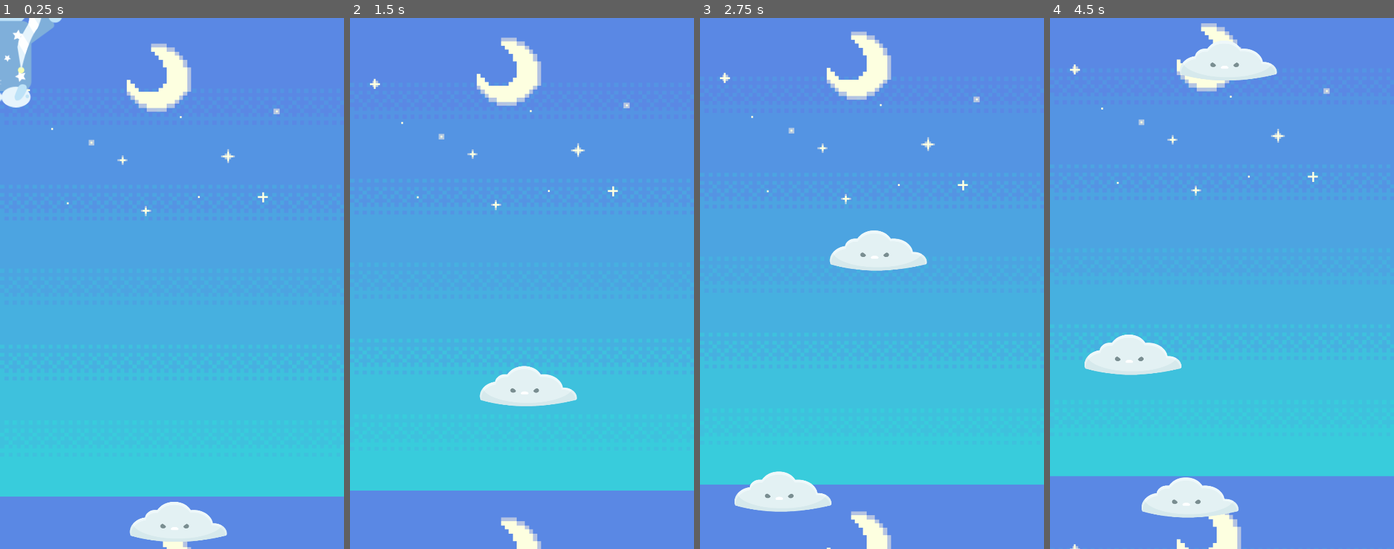
Above: before the commit, frames 1-4 (left to right).
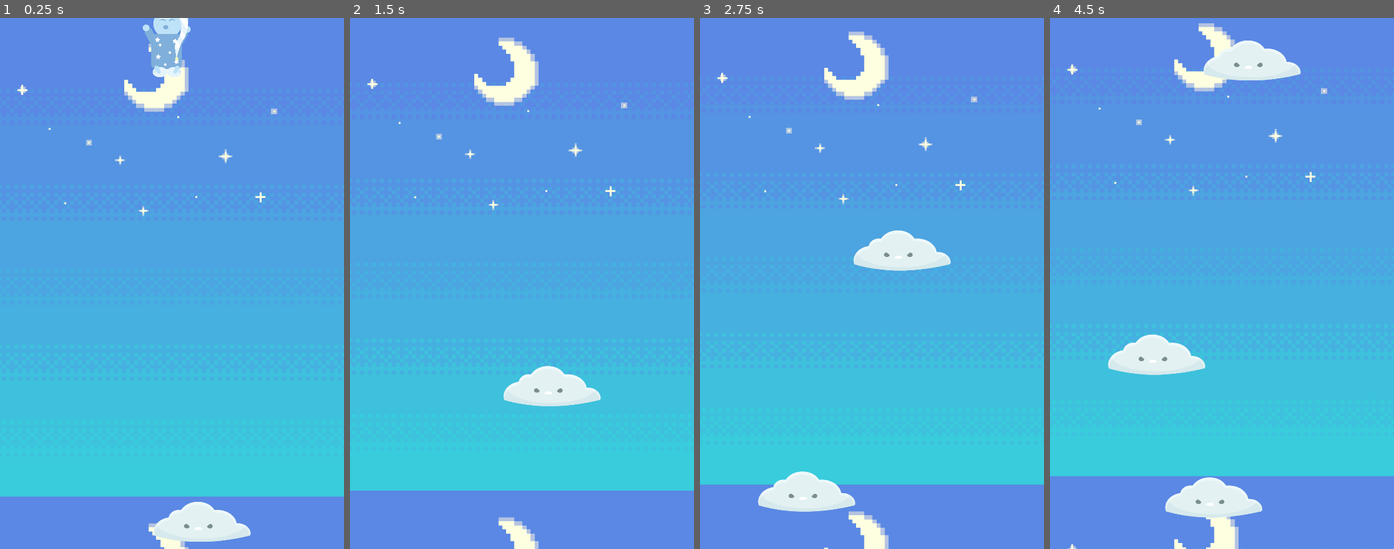
Above: after the commit, the same moments.

Repository: jeddyedds/Dream-Faller
Game: Godot game, scene res://game.tscn
The game is run twice, just before and just after one commit, with the same random seed, the same clock (stepped at 60 frames per second) and the same inputs. The project has no main scene, so this scene is started directly.
Inputs:
- Up to frame 1 (0.25 s): no input
- Up to frame 2 (1.5 s): tap Enter (ui_accept) at 0.5, 0.77 s; hold D (move_right) from 0.53 s (still down)
- Up to frame 3 (2.75 s): tap Enter (ui_accept) at 1.52 s; release D (move_right) at 2.03 s; hold A (move_left) from 2.03 s (still down)
- Up to frame 4 (4.5 s): release A (move_left) at 2.78 s; hold D (move_right) 2.78-4.28 s; tap Enter (ui_accept) at 3.02, 3.77 s; hold A (move_left) from 4.28 s (still down)

The runs differ from the first frame. In frame 1, 4.3% of the frame differs, in the area x 0-82%, y 0-100%; in frame 2, 1.8%; in frame 3, 3.0%; in frame 4, 3.9%.

Commit message:
Worked on cloud collisions, character movement and animations

Diff:
--- a/cloud.tscn
+++ b/cloud.tscn
@@ -4,7 +4,7 @@
 [ext_resource type="Texture2D" uid="uid://cdgspca7cy1nd" path="res://kenney_jumper-pack/PNG/Enemies/cloud.png" id="1_gdhq1"]
 
 [sub_resource type="RectangleShape2D" id="RectangleShape2D_sltyp"]
-size = Vector2(251.667, 31.185)
+size = Vector2(248.334, 31.185)
 
 [node name="Cloud" type="Node2D"]
 script = ExtResource("1_0ywnn")
@@ -18,7 +18,7 @@
 [node name="StaticBody2D" type="StaticBody2D" parent="Enemy Cloud"]
 
 [node name="CollisionShape2D" type="CollisionShape2D" parent="Enemy Cloud/StaticBody2D"]
-position = Vector2(-2.50001, 31.185)
+position = Vector2(-0.833259, 31.185)
 shape = SubResource("RectangleShape2D_sltyp")
 one_way_collision = true
 one_way_collision_margin = 18.0
--- a/game.tscn
+++ b/game.tscn
@@ -14,10 +14,12 @@
 point_count = 7
 
 [node name="Game" type="Node2D"]
+position = Vector2(38, 0)
 script = ExtResource("1_av3i4")
 spawner = ExtResource("2_8u4sp")
 
 [node name="background" parent="." instance=ExtResource("1_7qmxa")]
+position = Vector2(-42, 0)
 
 [node name="Spawner" parent="." instance=ExtResource("2_fl5hs")]
 position = Vector2(0, 850)
@@ -36,3 +38,5 @@
 visible = false
 
 [node name="Test Character" parent="." instance=ExtResource("6_ycj06")]
+position = Vector2(228, 11)
+scale = Vector2(0.5, 0.5)
--- a/test_character.gd
+++ b/test_character.gd
@@ -1,8 +1,11 @@
 extends CharacterBody2D
-
 
 const SPEED = 300.0
 const JUMP_VELOCITY = -400.0
+
+@export var speed = 400
+var screen_size
+var currYPosition
 
 
 func _physics_process(delta: float) -> void:
@@ -17,9 +20,99 @@
 	# Get the input direction and handle the movement/deceleration.
 	# As good practice, you should replace UI actions with custom gameplay actions.
 	var direction := Input.get_axis("ui_left", "ui_right")
-	if direction:
-		velocity.x = direction * SPEED
-	else:
-		velocity.x = move_toward(velocity.x, 0, SPEED)
+	#if direction:
+		#velocity.x = direction * SPEED
+	#else:
+		#velocity.x = move_toward(velocity.x, 0, SPEED)
 
 	move_and_slide()
+
+
+
+
+
+
+# Called when the node enters the scene tree for the first time.
+func _ready():
+	screen_size = get_viewport_rect().size
+	$AnimatedSprite2D.animation = "falling"
+	$AnimatedSprite2D.play()
+	currYPosition = 0
+
+
+
+# Called every frame. 'delta' is the elapsed time since the previous frame.
+func _process(delta):
+	var velocity = Vector2.ZERO
+
+	# if on cloud
+		# set velocity.y to velocity of cloud
+	# else
+		# velocity.y = 0.5
+
+
+	if Input.is_action_pressed("move_right"):
+		velocity.x += 1
+		if Input.is_action_pressed("move_left"):
+			velocity.x -= 2
+
+
+	if Input.is_action_pressed("move_left"):
+		velocity.x -= 1
+		if Input.is_action_pressed("move_right"):
+			velocity.x += 2
+
+
+	if Input.is_action_just_released("move_right"):
+		velocity.x -= 1
+		# if on cloud
+			# $AnimatedSprite2D.animation = "idle"
+		# else
+			# $AnimatedSprite2D.animation = "falling"
+
+
+	#if Input.is_action_pressed("move_left"):
+		#velocity.x -= 1
+		#if Input.is_action_pressed("move_right"):
+			#velocity.x += 1
+
+	if Input.is_action_just_released("move_left"):
+		velocity.x += 1
+		# if on cloud
+			# $AnimatedSprite2D.animation = "idle"
+		# else
+			# $AnimatedSprite2D.animation = "falling"
+
+	#if up is pressed
+		#if player is on cloud
+		#velocity.y -= 1
+		#set animation to falling
+
+
+	if velocity.x == -1:
+		# if on cloud
+		$AnimatedSprite2D.animation = "walk_left"
+
+
+
+	if velocity.x == 1:
+		#if on cloud
+		$AnimatedSprite2D.animation = "walk_right"
+
+
+	if velocity.length() > 0:
+		velocity = velocity * speed
+
+
+	if (position.y < currYPosition):
+		if ($AnimatedSprite2D.animation != "idle"):
+			$AnimatedSprite2D.animation = "idle"
+	else:
+		$AnimatedSprite2D.animation = "falling"
+
+
+
+	position += velocity * delta
+	position.x = clamp(position.x, -25, screen_size.x-50)
+
+	currYPosition = position.y
--- a/test_character.tscn
+++ b/test_character.tscn
@@ -1,18 +1,83 @@
-[gd_scene load_steps=4 format=3 uid="uid://dptf2sdunbwla"]
+[gd_scene load_steps=14 format=3 uid="uid://dptf2sdunbwla"]
 
 [ext_resource type="Script" path="res://test_character.gd" id="1_qfe2k"]
 [ext_resource type="Texture2D" uid="uid://d2g7jn8rj3g00" path="res://character falling frame 1.svg" id="2_ak3c6"]
+[ext_resource type="Texture2D" uid="uid://bmtglto4puyv8" path="res://character falling frame 2.svg" id="3_oynp3"]
+[ext_resource type="Texture2D" uid="uid://esgu7uss8dno" path="res://character idle frame 1.svg" id="4_6dui7"]
+[ext_resource type="Texture2D" uid="uid://cjtwgc4oc1bdk" path="res://character idle frame 2.svg" id="5_2q5xl"]
+[ext_resource type="Texture2D" uid="uid://cqvn2m0awtobk" path="res://character idle frame 3.svg" id="6_sh1gr"]
+[ext_resource type="Texture2D" uid="uid://f2b2lyc12wxh" path="res://character idle frame 4.svg" id="7_cpynq"]
+[ext_resource type="Texture2D" uid="uid://cjmwvh6xn44hp" path="res://character walking left frame 1.svg" id="8_11qhw"]
+[ext_resource type="Texture2D" uid="uid://cioy51b8hyxaj" path="res://character walking left frame 2.svg" id="9_8txlx"]
+[ext_resource type="Texture2D" uid="uid://b8a6t0sql0qbw" path="res://character walking right frame 1.svg" id="10_sfbsv"]
+[ext_resource type="Texture2D" uid="uid://ddkt4lj42uisj" path="res://character walking right frame 2.svg" id="11_qpedi"]
 
-[sub_resource type="CapsuleShape2D" id="CapsuleShape2D_3gg0e"]
-radius = 8.72227
-height = 31.2737
+[sub_resource type="RectangleShape2D" id="RectangleShape2D_82wxp"]
+size = Vector2(14.9981, 29.8035)
+
+[sub_resource type="SpriteFrames" id="SpriteFrames_6xgpi"]
+animations = [{
+"frames": [{
+"duration": 1.0,
+"texture": ExtResource("2_ak3c6")
+}, {
+"duration": 1.0,
+"texture": ExtResource("3_oynp3")
+}],
+"loop": true,
+"name": &"falling",
+"speed": 5.0
+}, {
+"frames": [{
+"duration": 1.0,
+"texture": ExtResource("4_6dui7")
+}, {
+"duration": 1.0,
+"texture": ExtResource("5_2q5xl")
+}, {
+"duration": 1.0,
+"texture": ExtResource("6_sh1gr")
+}, {
+"duration": 1.0,
+"texture": ExtResource("7_cpynq")
+}],
+"loop": true,
+"name": &"idle",
+"speed": 5.0
+}, {
+"frames": [{
+"duration": 1.0,
+"texture": ExtResource("8_11qhw")
+}, {
+"duration": 1.0,
+"texture": ExtResource("9_8txlx")
+}],
+"loop": true,
+"name": &"walk_left",
+"speed": 5.0
+}, {
+"frames": [{
+"duration": 1.0,
+"texture": ExtResource("10_sfbsv")
+}, {
+"duration": 1.0,
+"texture": ExtResource("11_qpedi")
+}],
+"loop": true,
+"name": &"walk_right",
+"speed": 5.0
+}]
 
 [node name="Test Character" type="CharacterBody2D"]
 script = ExtResource("1_qfe2k")
 
-[node name="Sprite2D" type="Sprite2D" parent="."]
-texture = ExtResource("2_ak3c6")
+[node name="CollisionShape2D" type="CollisionShape2D" parent="."]
+position = Vector2(-0.499999, -6.5)
+scale = Vector2(9.40122, 7.48234)
+shape = SubResource("RectangleShape2D_82wxp")
 
-[node name="CollisionShape2D" type="CollisionShape2D" parent="."]
-scale = Vector2(9.40122, 7.48234)
-shape = SubResource("CapsuleShape2D_3gg0e")
+[node name="AnimatedSprite2D" type="AnimatedSprite2D" parent="."]
+position = Vector2(0, -4)
+sprite_frames = SubResource("SpriteFrames_6xgpi")
+animation = &"idle"
+frame_progress = 0.370743
